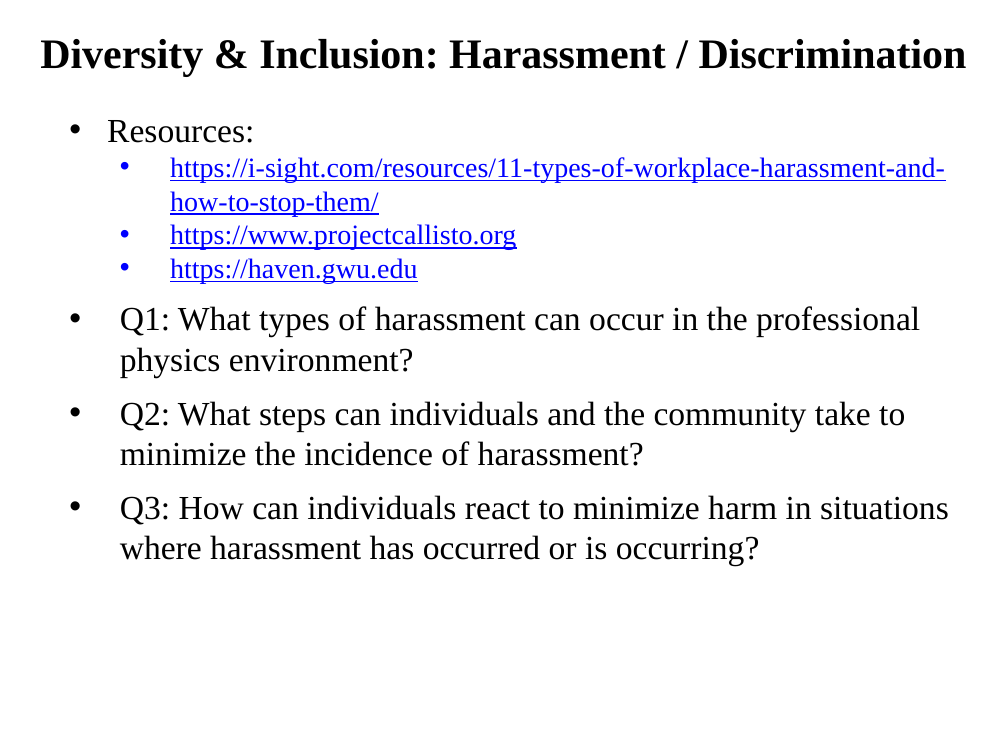
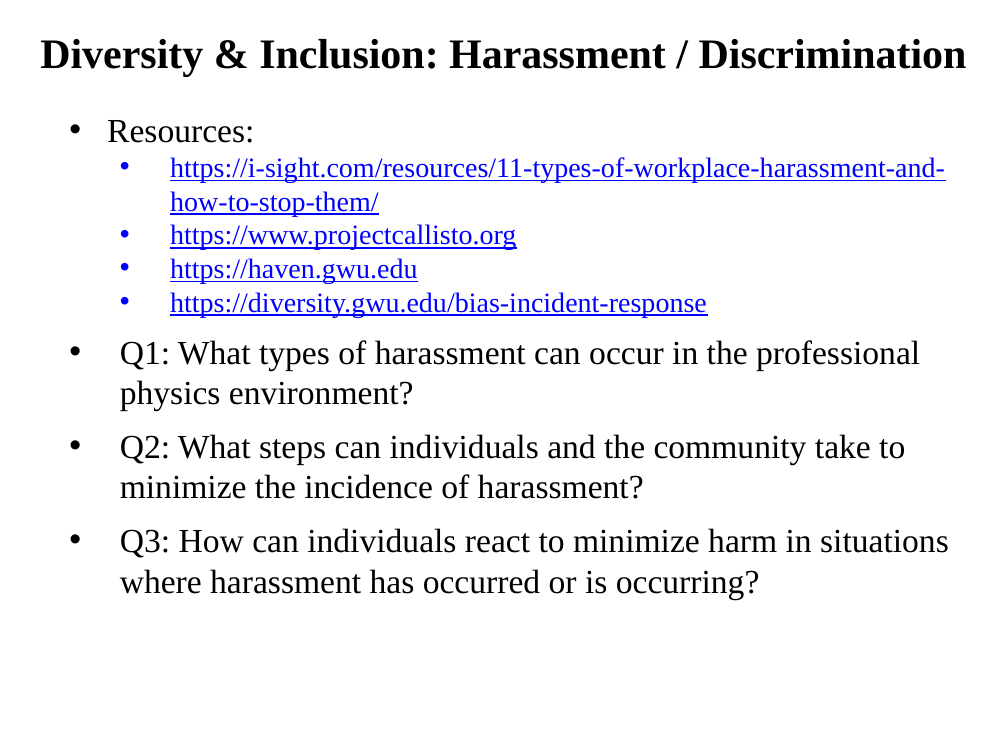
Before and after one commit to ajvanderhorst/PhysicsCapstoneGW, a slide deck: slide 20 of Topics/Slides/ClassCommunity2DiversityInclusion.pptx (slide 17 before the commit). Drawn at 1008x756 pixels with LibreOffice and Linux fonts; fonts in the diff are those of the drawing. Boxes give left, top, right and bottom in pixels: in the first picture for what was removed or moved away, otherwise in the second. Text is boxed around its words. In the diff, an @@ line names an element or a change of style, - is before the commit and + after.

```diff
--- a/Topics/Slides/ClassCommunity2DiversityInclusion.pptx
+++ b/Topics/Slides/ClassCommunity2DiversityInclusion.pptx
@@ text at bbox=[170, 292, 707, 317]: paragraph added @@
+  • https://diversity.gwu.edu/bias-incident-response
```
Also in this commit, not shown: 10 other slides changed, 4 slides added, 1 slide removed, 2 other files.
